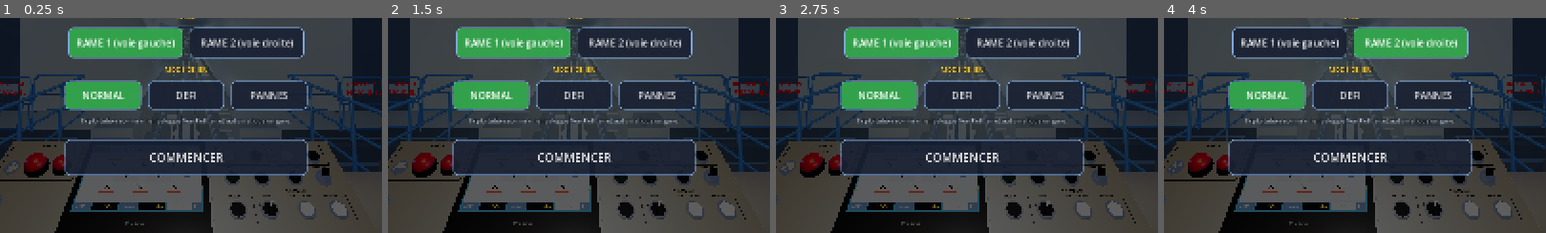
Above: before the commit, frames 1-4 (left to right).
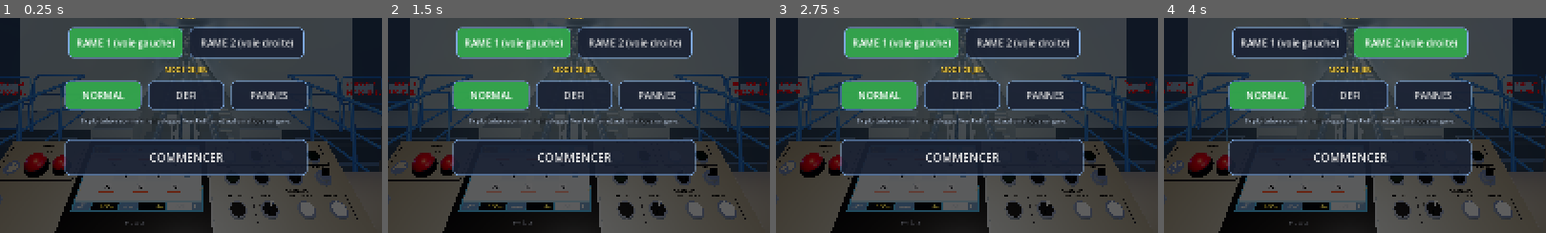
Above: after the commit, the same moments.

Repository: ARP273-ROSE/perce-neige-sim
Game: Godot game, scene res://scenes/main.tscn
Same seed, same stepped clock (60 frames per second), same inputs: the game is played once before the commit and once after it. Sound files missing from this copy of the repository are replaced by a short silence.
Inputs:
- Up to frame 1 (0.25 s): no input
- Up to frame 2 (1.5 s): click "NORMAL" at 0.5 s; click "NORMAL" at 1.25 s
- Up to frame 3 (2.75 s): click "BASSE (montee)" at 2 s
- Up to frame 4 (4 s): click "HAUTE (descente)" at 2.75 s; click "RAME 1 (voie gauche)" at 3.5 s
The pictures show only the part of the screen within x 26-76%, y 46-96%; the shares and areas given below are measured in that part.

The runs differ from the first frame. In frame 1, 0.2% of the frame differs, in the area x 11-87%, y 59-96%; in frame 2, 0.4%, in the area x 11-89%, y 59-97%; in frame 3, 0.3%; in frame 4, 0.2%.

Commit message:
v1.18.9 : pupitre en haute définition, musique jouée dès son téléchargement (journal), BOUCLE qui continue hors de la vue skieur
- étiquettes Label3D rendues 6× plus fin (même taille), filtrage anisotrope ; écran Pro-face rendu en 4× (2× web) ;
  anisotropic_filtering_level 8× dans le projet
- PC : la musique de gare n'est plus jouée en flux ; téléchargée puis lancée dès que le fichier est complet
  (SoundSystem.tick), résultat du téléchargement écrit dans le journal (prendre_messages), contexte TLS explicite,
  gare basse à 0,30
- BOUCLE en coulisse : _sortir_skieur(garder_boucle), _maj_skieur hors vue skieur (écoute 0), retour sans
  repositionner ; relais 6e champ « boucle » → PC (on_expl pour l'exploitation, sons de cabine)
- bench_skieur_auto : sortie puis retour de la vue pendant la boucle ; six bancs verts ; tests PC 106
- manuel FR/EN, SKIEUR.md, CHANGELOG, VERSION

Diff:
--- a/godot_project/bench_skieur_auto_3d.gd
+++ b/godot_project/bench_skieur_auto_3d.gd
@@ -11,6 +11,8 @@
 var _lance: bool = false
 var _vus: Dictionary = {}
 var _etape_prec: int = -1
+var _t_sortie: float = -1.0
+var _bascule_faite: bool = false
 
 
 func _initialize() -> void:
@@ -57,6 +59,23 @@
 	var sk: SkieurJoueur = _main.skieur
 	if sa.etape == SkieurAuto.Etape.SKI and sk.chausse:
 		_vus["ski_chausse"] = true
+	# quitter la vue skieur (changer de vue) pendant la boucle : elle doit
+	# continuer en coulisse, et le retour le retrouve où il en est (ARP273-ROSE,
+	# 09/10/2026 : « le mode boucle se désactive si je quitte le mode skieur »)
+	if not _bascule_faite and _t_sortie < 0.0 and sa.etape == SkieurAuto.Etape.A_BORD:
+		_main.basculer_skieur()
+		_t_sortie = _t
+		_verif("vue skieur quittée pendant la boucle : elle continue en coulisse, skieur actif et visible",
+			not _main.mode_skieur and _main.skieur_auto != null and sk.actif and sk.visible,
+			"vue skieur %s, boucle %s, actif %s" % [_main.mode_skieur, _main.skieur_auto != null, sk.actif])
+	elif _t_sortie >= 0.0 and _t - _t_sortie > 5.0:
+		_main.basculer_skieur()
+		_bascule_faite = true
+		_t_sortie = -1.0
+		_verif("retour en vue skieur : boucle toujours active, skieur à sa place à bord",
+			_main.mode_skieur and _main.skieur_auto != null and sk.actif and sk.support != null,
+			"vue skieur %s, boucle %s, support %s" % [_main.mode_skieur, _main.skieur_auto != null,
+				sk.support.name if sk.support else "aucun"])
 	if sa.boucles >= 1 or _t > 1700.0:
 		_verif("salle et rame atteintes", _vus.has(SkieurAuto.Etape.VERS_RAME) and _vus.has(SkieurAuto.Etape.A_BORD))
 		_verif("arrivé en haut, porte Génépy, à pied au départ de la trace", _vus.has(SkieurAuto.Etape.VERS_SORTIE) and _vus.has(SkieurAuto.Etape.VERS_DEPART))
--- a/godot_project/project.godot
+++ b/godot_project/project.godot
@@ -82,4 +82,5 @@
 textures/vram_compression/import_etc2_astc=true
 limits/opengl/max_renderable_lights=128
 anti_aliasing/quality/msaa_3d=2
+textures/default_filters/anisotropic_filtering_level=3
 environment/defaults/default_clear_color=Color(0.02, 0.02, 0.04, 1)
--- a/godot_project/scripts/main.gd
+++ b/godot_project/scripts/main.gd
@@ -1027,6 +1027,8 @@
 					int(collisions.progres() * 100.0), (Time.get_ticks_msec() - _t_skieur_attente) / 1000])
 	if mode_skieur:
 		_maj_skieur()
+	elif skieur_auto != null and skieur != null and skieur.actif:
+		_maj_skieur()        # BOUCLE en coulisse : le skieur vit, l'exploitation l'attend
 	# numéros des supports : rétroréfléchissants dans les phares (vue cabine)
 	if track != null and cabin != null:
 		track.set_retro(cabin.head_glow() if cabin.view_mode == Cabin.ViewMode.FPV else 0.0)
@@ -1534,7 +1536,10 @@
 	if tunnel == null or cabin == null:
 		return
 	if mode_skieur:
-		_sortir_skieur()
+		# la BOUCLE continue en coulisse quand on quitte la vue skieur pour
+		# changer de vue (ARP273-ROSE, 09/10/2026 : « le mode boucle se désactive si
+		# je quitte le mode skieur afin de changer de vue, il ne faudrait pas »)
+		_sortir_skieur(skieur_auto != null)
 	else:
 		_entrer_skieur()
 
@@ -1700,7 +1705,14 @@
 		commandes_skieur.skieur = skieur
 		commandes_skieur.main = self
 		add_child(commandes_skieur)
-	if _skieur_au_poste:
+	if skieur_auto != null and skieur.actif:
+		# la BOUCLE tournait en coulisse : on le retrouve où il en est
+		var sup: Node3D = skieur.support
+		skieur.activer(skieur.global_position, skieur.cam_yaw)
+		if sup != null and is_instance_valid(sup):
+			skieur.support = sup
+			skieur._support_xf = sup.global_transform
+	elif _skieur_au_poste:
 		# il se lève du siège du conducteur — DANS la voiture de tête, où
 		# qu'elle soit rendue (ARP273-ROSE, 08/10/2026 : « en repassant en mode
 		# skieur à l'arrivée, le skieur est tout seul au milieu du tunnel » :
@@ -1768,27 +1780,36 @@
 	_flash("Skieur : joystick ou ZQSD pour marcher, glisser pour regarder")
 
 
-func _sortir_skieur() -> void:
+## `garder_boucle` : la BOUCLE (skieur automatique) continue en coulisse —
+## le skieur reste actif et visible, portes automatiques, retenue de
+## l'exploitation et garde-fous compris ; seuls la vue, le HUD et l'écoute
+## reviennent à la cabine. On le retrouve où il en est en revenant.
+func _sortir_skieur(garder_boucle: bool = false) -> void:
 	mode_skieur = false
-	_maj_issues(true)
-	if skieur_auto != null:
-		skieur_auto.arreter()
-		skieur_auto = null
-		if commandes_skieur != null:
-			commandes_skieur.set_auto(false)
-	PorteAuto.presences = []
-	# dans une rame : on retient sa place dans la voiture
+	var boucle: bool = garder_boucle and skieur_auto != null and skieur != null
+	if not boucle:
+		_maj_issues(true)
+		if skieur_auto != null:
+			skieur_auto.arreter()
+			skieur_auto = null
+			if commandes_skieur != null:
+				commandes_skieur.set_auto(false)
+		PorteAuto.presences = []
+	# dans une rame : on retient sa place dans la voiture (pas en boucle : il
+	# bouge pendant qu'on regarde ailleurs)
 	_skieur_voiture = null
-	if skieur != null and skieur.support != null:
+	if not boucle and skieur != null and skieur.support != null:
 		_skieur_voiture = skieur.support
 		_skieur_local = skieur.support.global_transform.affine_inverse() * skieur.global_position
-	if auto_operator != null:
-		auto_operator.retenue = false
-		auto_operator.a_bord = false
-		auto_operator.bloque = false
-	_voie_occupee = false
-	if physics != null:
-		physics.voie_occupee = false
+	if not boucle:
+		if auto_operator != null:
+			auto_operator.retenue = false
+			auto_operator.a_bord = false
+			auto_operator.bloque = false
+		_voie_occupee = false
+		if physics != null:
+			physics.voie_occupee = false
+		_dans_tunnel = false
 	if _bogies_caches != null and is_instance_valid(_bogies_caches):
 		_bogies_caches.set_bogies_visibles(true)
 	_bogies_caches = null
@@ -1798,14 +1819,14 @@
 		sons_skieur.ecoute = 0
 	if announcements != null:
 		announcements.set_ecoute_skieur(0)
-	_dans_tunnel = false
 	if relief != null:
 		relief.set_hiver(0.0)
 	if domaine != null:
 		domaine.visible = false
 	if skieur != null:
 		skieur.touches_ext = 0
-		skieur.desactiver()
+		if not boucle:
+			skieur.desactiver()
 	if commandes_skieur != null:
 		commandes_skieur.visible = false
 	cabin.set_view(Cabin.ViewMode.FPV)
@@ -2106,13 +2127,15 @@
 		auto_operator.a_bord = dedans
 		auto_operator.retenue = retenue
 		auto_operator.bloque = a_pied_tunnel
+	if not mode_skieur:
+		ec = 0           # boucle en coulisse : on écoute depuis la cabine
 	if audio != null:
 		audio.ecoute = ec
 	if sons_skieur != null:
 		sons_skieur.ecoute = ec
 	# la sono de la rame pilotée : dans cette rame, atténuée sur le quai de
 	# la gare où elle est, coupée ailleurs (dehors, tunnel, autre rame)
-	if announcements != null:
+	if announcements != null and mode_skieur:
 		var gare_rame: int = 1 if physics.s <= PNConstants.START_S + 5.0 \
 			else (2 if physics.s >= PNConstants.STOP_S - 5.0 else 0)
 		var e_ann: int = 2
@@ -2125,7 +2148,7 @@
 		# même règle d'attente et de départ pour l'exploitation AUTO du PC,
 		# et le gain de la machinerie (quais du haut), au 1/20 près
 		var gm: float = snappedf(_gain_machinerie(), 0.05)
-		var etat: Array = [dedans, retenue, ec, gm, a_pied_tunnel]
+		var etat: Array = [dedans, retenue, ec, gm, a_pied_tunnel, skieur_auto != null]
 		if etat != _skieur_etat_envoye:
 			_skieur_etat_envoye = etat
 			state_receiver.envoyer({"skieur_etat": etat})
--- a/godot_project/scripts/pupitre_conduite.gd
+++ b/godot_project/scripts/pupitre_conduite.gd
@@ -46,6 +46,14 @@
 const X_PLAQUE: float = 0.21           # centre de la plaque à boutons
 const X_GAUCHE: float = -0.35          # centre de la plaque de gauche (coups-de-poing rouges)
 const PIXEL_ETIQUETTE: float = 0.00048  # plus gros qu'en vrai : lisible depuis le siège
+## Textes du pupitre en haute définition (09/10/2026, ARP273-ROSE : « ton panneau de
+## conduite est pixélisé et pas net, un truc vectoriel et plus précis ? ») :
+## une étiquette Label3D est une TEXTURE rendue à `font_size` pixels — 12 à
+## 20 px, étirés sur 6 à 10 mm, puis filtrés en biais : flou garanti, sur
+## n'importe quelle carte. On rend 6 fois plus fin (pixel_size 6 fois plus
+## petit : même taille sur le pupitre), filtrage anisotrope ; l'écran
+## Pro-face est rendu en 4× (2× sur le web). Coût nul en pratique.
+const SURECHANTILLON: int = 6
 const NOMS_OUVERTURE: Array = ["ouverture_0", "ouverture_1"]   # (pas de "%d" % g chaque image)
 const NOMS_FERMETURE: Array = ["fermeture_0", "fermeture_1"]
 const NOMS_ROUGE: Array = ["rouge_1", "rouge_2"]
@@ -186,7 +194,7 @@
 	m.albedo_texture = _sv.get_texture()
 	_mat_ecran = m
 	m.shading_mode = BaseMaterial3D.SHADING_MODE_UNSHADED
-	m.texture_filter = BaseMaterial3D.TEXTURE_FILTER_LINEAR_WITH_MIPMAPS
+	m.texture_filter = BaseMaterial3D.TEXTURE_FILTER_LINEAR_WITH_MIPMAPS_ANISOTROPIC
 	var q: QuadMesh = QuadMesh.new()
 	q.size = Vector2(ECRAN_L, ECRAN_H)
 	q.material = m
@@ -458,7 +466,8 @@
 
 func _nouvel_ecran() -> SubViewport:
 	var sv: SubViewport = SubViewport.new()
-	sv.size = Vector2i(int(EcranProface.L) * 2, int(EcranProface.H) * 2)
+	var k: int = 2 if OS.has_feature("web") else 4     # définition de l'écran (cf. SURECHANTILLON)
+	sv.size = Vector2i(int(EcranProface.L) * k, int(EcranProface.H) * k)
 	sv.size_2d_override = Vector2i(int(EcranProface.L), int(EcranProface.H))
 	sv.size_2d_override_stretch = true
 	sv.transparent_bg = false
@@ -604,8 +613,9 @@
 func _etiquette(t: String, p: Vector2, taille: int, c: Color) -> Label3D:
 	var l: Label3D = Label3D.new()
 	l.text = t
-	l.font_size = taille
-	l.pixel_size = PIXEL_ETIQUETTE
+	l.font_size = taille * SURECHANTILLON
+	l.pixel_size = PIXEL_ETIQUETTE / float(SURECHANTILLON)
+	l.texture_filter = BaseMaterial3D.TEXTURE_FILTER_LINEAR_WITH_MIPMAPS_ANISOTROPIC
 	l.modulate = c
 	l.outline_size = 0
 	l.shaded = false
Not shown, changed: CHANGELOG.md
Not shown, changed: SKIEUR.md
Not shown, changed: VERSION
Not shown, changed: perce_neige_sim.py
